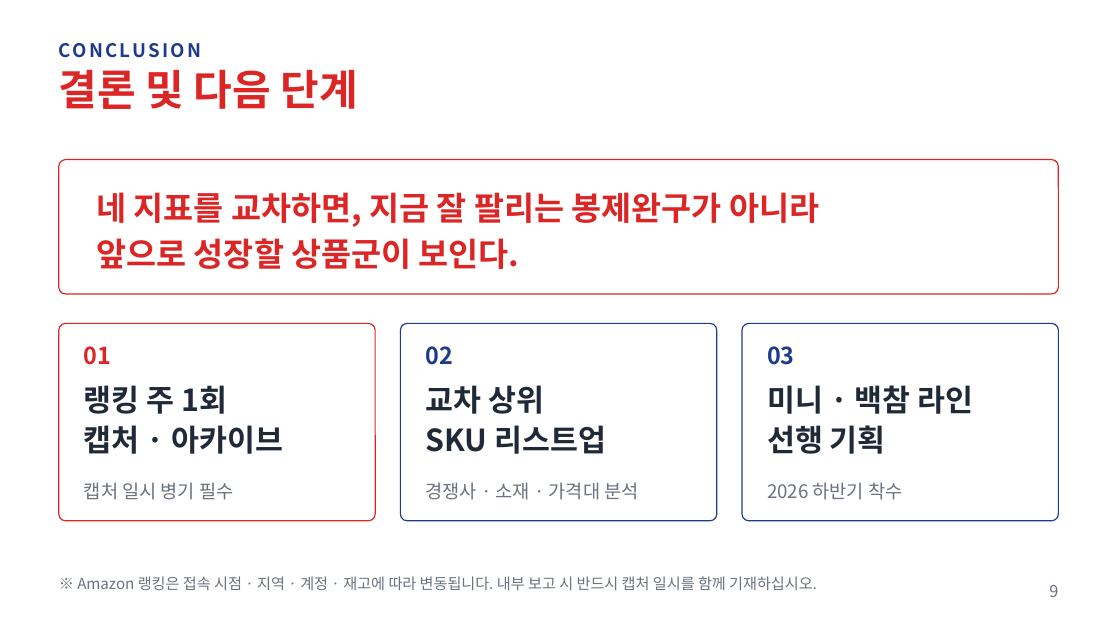
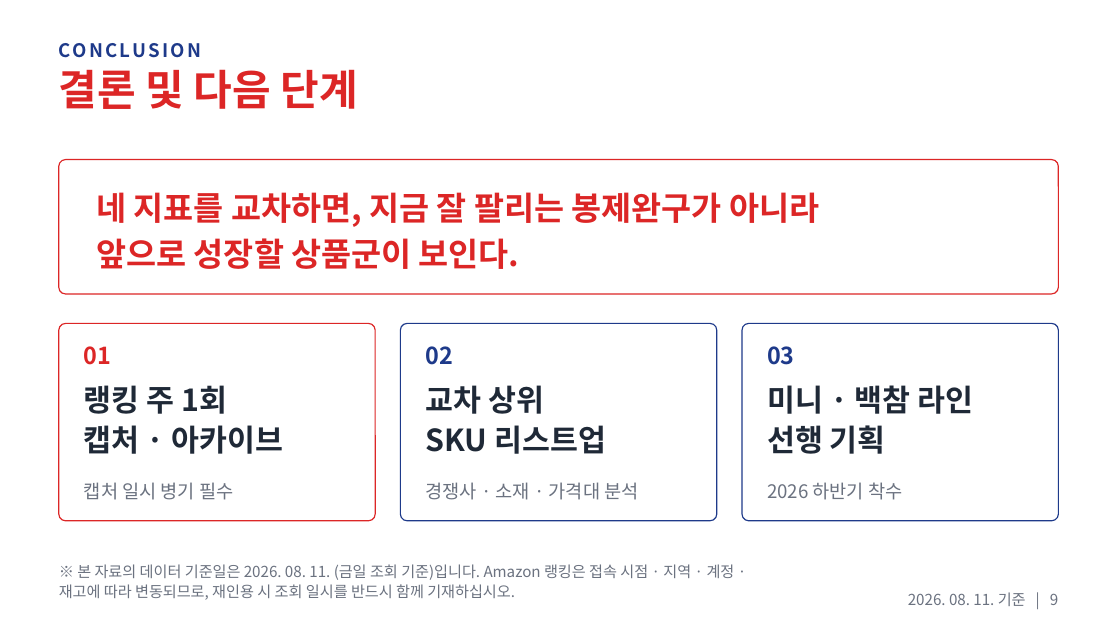
Before and after one commit to JOHENRIM/notion, a slide deck: slide 9 of reports/Aurora_Amazon_Plush_Ranking_Analysis.pptx. Drawn at 1120x630 pixels with LibreOffice and Linux fonts; fonts in the diff are those of the drawing. Boxes give left, top, right and bottom in pixels: in the first picture for what was removed or moved away, otherwise in the second. Text is boxed around its words. In the diff, an @@ line names an element or a change of style, - is before the commit and + after.

```diff
--- a/reports/Aurora_Amazon_Plush_Ranking_Analysis.pptx
+++ b/reports/Aurora_Amazon_Plush_Ranking_Analysis.pptx
@@ text at <box>59,564,735,600</box>: text changed @@
-※ Amazon 랭킹은 접속 시점 · 지역 · 계정 · 재고에 따라 변동됩니다. 내부 보고 시 반드시 캡처 일시를 함께 기재하십시오.
+※ 본 자료의 데이터 기준일은 2026. 08. 11. (금일 조회 기준)입니다. Amazon 랭킹은 접속 시점 · 지역 · 계정 · 재고에 따라 변동되므로, 재인용 시 조회 일시를 반드시 함께 기재하십시오.
@@ text at <box>908,592,1058,606</box>: text changed; size 14 to 13 pt @@
-9
+2026. 08. 11. 기준 | 9
```
Also in this commit, not shown: 8 other slides changed, 1 other file.
